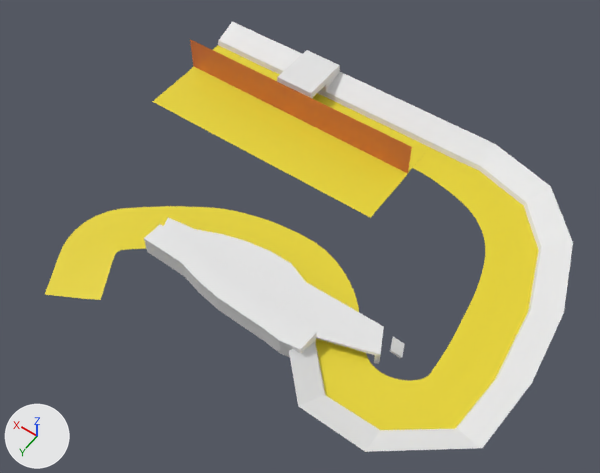
Before and after pictures for a commit that changed the Blender file Assets/Scenes/Scene_2/Scene_2.blend.
Camera for both pictures: a camera (50 mm lens) standing at (-352.0, 375.0, 426.0) and looking at (-161.0, 108.0, 7.0). Every picture has the same lights, and +X, +Y and +Z are marked at lower left.
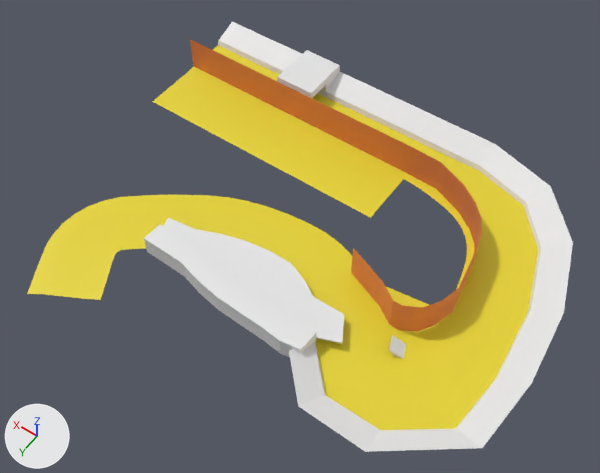
Where the newer file only moved an object's origin or applied its transform, the numbers keep the older frame.

Changed parts and their boxes [x1, y1, x2, y2] in the pictures (600 x 473 px):
'Curve_1.001', reshaped: before [45, 148, 538, 430]; after [27, 148, 538, 430]
'Plane.002', reshaped (31% wider, 118% taller): before [190, 39, 412, 173]; after [190, 39, 482, 332]
'Cube.001', reshaped, moved, turned, rescaled: before [390, 337, 405, 358]; after [389, 335, 406, 359]
part 1 of me_plane_003, added (orange): after [351, 147, 482, 332]
part 3 of me_beziercurve_001, added (yellow): after [27, 174, 485, 381]
part 4 of me_cube_002, cut back: before [297, 282, 384, 364]; after [297, 296, 344, 344]

Diff of the bpy script that builds the scene:
```diff
--- a/Assets/Scenes/Scene_2/Scene_2.blend.py
+++ b/Assets/Scenes/Scene_2/Scene_2.blend.py
@@ me_plane_003 @@
 # used by ob_plane_002; location = (-85.6, 3.1, 0.0); scale = (15.0, 15.0, 15.0)
-me_plane_003.from_pydata(...)  # 66 vertices, 32 faces; spans x -6.7..6.15, y 0.79, z -0.05..1.71
+me_plane_003.from_pydata(...)  # 96 vertices, 47 faces; spans x -12.08..6.15, y 0.79..8.24, z -0.05..1.71
+# me_plane_003 part 1: 30 vertices added at x -12.08..-7.66, y 0.84..8.24, z -0.05..1.71
 me_plane_003.materials.append(mat_brown_trans)
@@ me_cube_001 @@
 me_cube_001.from_pydata(...)  # 8 vertices, 6 faces; spans x -1.0..1.0, y -1.0..1.0, z -1.0..1.0
 # used by ob_cube_001; location = (-252.5, 138.6, 1.1); rotation_euler = (0.0, -0.918, 3.531), in degrees (0, -53, 202); scale = (1.0, 4.69, 4.59)
-me_cube_001.vertices[0].co = (-1.0, -1.0, -1.0)  # pixel (399, 358)
-me_cube_001.vertices[1].co = (-0.62, -1.0, 0.83)  # pixel (389, 351)
-me_cube_001.vertices[2].co = (-1.0, 1.0, -1.0)
-me_cube_001.vertices[3].co = (-0.62, 1.0, 0.83)  # pixel (392, 338)
-me_cube_001.vertices[4].co = (1.0, -1.0, -1.0)  # pixel (402, 357)
-me_cube_001.vertices[5].co = (1.0, -1.0, 1.0)  # pixel (390, 350)
-me_cube_001.vertices[6].co = (1.0, 1.0, -1.0)  # pixel (404, 343)
-me_cube_001.vertices[7].co = (1.0, 1.0, 1.0)  # pixel (393, 336)
+# me_cube_001 part 2
+me_cube_001.vertices[0].co = (-258.1, 141.78, -3.38)
+me_cube_001.vertices[1].co = (-250.85, 144.8, 3.53)  # pixel (388, 351)
+me_cube_001.vertices[2].co = (-254.25, 132.38, -3.38)
+me_cube_001.vertices[3].co = (-247.0, 135.4, 3.53)  # pixel (391, 336)
+me_cube_001.vertices[4].co = (-259.42, 141.23, -1.52)  # pixel (403, 359)
+me_cube_001.vertices[5].co = (-250.74, 144.79, 5.66)  # pixel (389, 349)
+me_cube_001.vertices[6].co = (-255.57, 131.84, -1.52)  # pixel (406, 344)
+me_cube_001.vertices[7].co = (-246.89, 135.4, 5.66)  # pixel (391, 334)
@@ me_beziercurve_001 @@
 # used by ob_curve_1_001; location = (-186.1, 9.0, 0.0)
-me_beziercurve_001.from_pydata(...)  # 510 vertices, 420 faces; spans x -126.0..151.0, y -36.0..223.0, z 0.0..1.0
+me_beziercurve_001.from_pydata(...)  # 586 vertices, 521 faces; spans x -126.0..163.0, y -36.0..228.0, z -1.0..1.0
+# me_beziercurve_001 part 3: 76 vertices added at x -79.0..163.0, y 12.0..228.0, z -1.0
 me_beziercurve_001.materials.append(mat_yellow)
@@ me_cube_002 @@
 # used by ob_cube_002; location = (-242.3, 136.4, 4.6); rotation_euler = (0.0, -1.12, 3.615), in degrees (0, -64, 207); scale = (1.0, 4.69, 4.59)
-me_cube_002.from_pydata(...)  # 124 vertices, 123 faces; spans x -73.3..2.3, y -5.0..13.9, z -0.6..31.3
+me_cube_002.from_pydata(...)  # 110 vertices, 111 faces; spans x -73.3..-7.6, y -5.0..13.9, z 4.8..31.3
+# me_cube_002 part 4
+# 17 vertices are removed from x -9.2..2.3, y -3.5..0.5, z -0.6..0.9
+# 20 faces are deleted
+# 2 vertices move from x -16.2..2.1, y -3.5..1.8, z 0.5..8.7 to x -16.3..-7.6, y -2.6..1.7, z 4.9..8.8
+# 3 vertices are added at (-8.1, 1.6, 5.1), (-10.1, 1.6, 5.1), (-9.4, -2.5, 4.8)
+# 8 new faces join them
@@ ob_cube_001 @@
 ob_cube_001 = bpy.data.objects.new('Cube.001', me_cube_001)
-ob_cube_001.location = (-252.5, 138.6, 1.1)
-ob_cube_001.rotation_euler = (0.0, -0.918, 3.531)  # degrees (0, -53, 202)
-ob_cube_001.scale = (1.0, 4.69, 4.59)
+ob_cube_001.location = (0.0, 0.0, 0.0)
```
